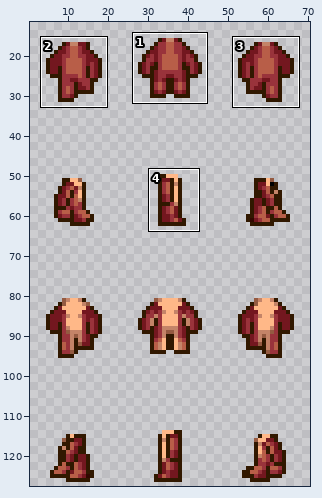
Sprite sheet: spriteData/11/adult/5.gif. Above, an overview of the earlier version with the close-up marked.
Close-up. As it was:
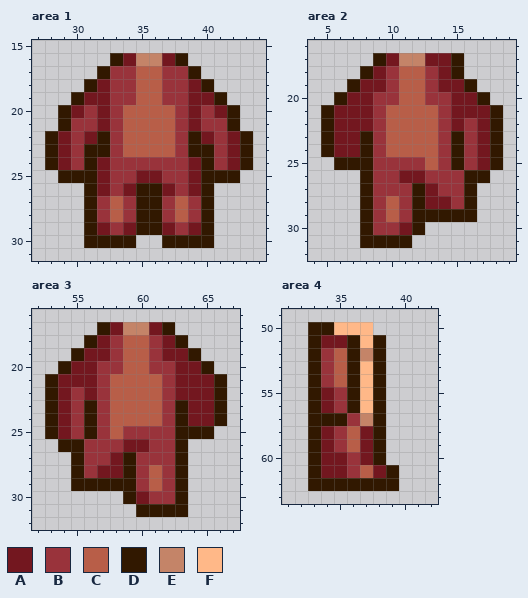
The file is 72x128 pixels. Colours within 5 levels of each other are drawn and written as one. Shown: area 1: x 27..44, y 15..31; area 2: x 4..19, y 16..32; area 3: x 52..67, y 16..32; area 4: x 31..42, y 49..63. The wide view leaves out empty margins. The commit also changed other parts of the picture, which this record leaves out.
Palette (. is transparent): A #73171f  B #99333b  C #b85e48  D #311800  E #c48468  F #ffb888
Pixels before, area 1, first column x 28:
16 .....DAEEAD.....
17 ....DBBCCBBD....
18 ...DABBCCBBAD...
19 ..DAABBCCBBAAD..
20 .DABABCCCCBABAD.
21 .DBBABCCCCBABBD.
22 DABADBCCCCBDABAD
23 DABDDBCCCCBDDBAD
24 DABDABBBBBBADBAD
25 .DDDABBAABBADDD.
26 ...DABADDABAD...
27 ...DBCBDDBCBD...
28 ...DBCBDDBCBD...
29 ...DABADDABAD...
30 ...DDDD..DDDD...
Pixels before, area 2, first column x 5:
17 ....DAEEAAD...
18 ...DABCCBAD...
19 ..DAABCCBAAD..
20 .DAABBCCBBAAD.
21 DAAABCCCCBAAAD
22 DAAABCCCCBABAD
23 DAADBCCCCBDBAD
24 DAADBCCCCBDBAD
25 .DDDBBBBCBDBAD
26 ...DBBAABBBDD.
27 ...DBBBDABBD..
28 ...DBCBDAABD..
29 ...DBCBDDDDD..
30 ...DBBAD......
31 ...DDDD.......
Pixels before, area 3, first column x 53:
17 ....DAEEAD....
18 ...DABCCBAD...
19 ..DAABCCBAAD..
20 .DAABBCCBBAAD.
21 DAAABCCCCBAAAD
22 DABABCCCCBAAAD
23 DABDBCCCCBDAAD
24 DABDBCCCCBDAAD
25 DABDBCBBBBDDD.
26 .DDBBBAABBD...
27 ..DBBADBBBD...
28 ..DBAADBCBD...
29 ..DDDDDBCBD...
30 ......DABBD...
31 .......DDDD...
Pixels before, area 4, first column x 33:
50 DDFFF..
51 DAADFD.
52 DBCDED.
53 DBCDFD.
54 DBCDFD.
55 DABDFD.
56 DABDFD.
57 DDDBED.
58 DABCAD.
59 DABCAD.
60 DAABAD.
61 DAABCAD
62 DDDDDDD
And afterwards:
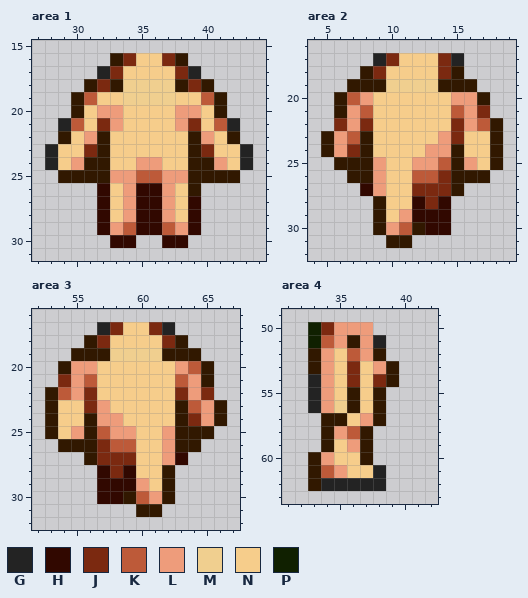
Colours new in this view: G #232323  H #310800  J #7b2910  K #bd5a39  L #ee9c7b  M #f0cf8f  N #f6cd8b  P #102000
Changes in this commit:
Changed rows in their new state; - is an unchanged pixel.
Area 1:
first column x 28:
16 ------JNNJ------
17 ----GJNNNNJG----
18 ----JDMMMMDJ----
19 ---KNNMMMMNNK---
20 -.DNLLNNNNLLND.-
21 -GKNJLNNNNLJNKG-
22 .DNL-NNNNNN-LND.
23 GNNJ-NNNNNN-JNNG
24 GNL-DNNLLNND-LNG
25 ----DLLKKLLD----
26 ---.HNLHHLND.---
27 ---.HNLHHLNH.---
28 ---.HNLHHLNH.---
29 ---.HLKHHKLH.---
30 ---..HH--HH..---
Area 2:
first column x 5:
17 ----GJNNNJG---
18 ----JNNNNJ----
19 ---DDMMMMDD---
20 --KLNNNNNNLL--
21 .DLKNNNNNNKLJ.
22 .JLJNNNNNNJLK-
23 -LK-NNNNNLJNN-
24 -LJ-NNNNLL-NN-
25 ----LNNLLK-LN-
26 --D-LNNKKJD---
27 ---HLNNJJJD.--
28 ---.DNNHJH..--
29 ---.DNLHHH..--
30 ---.DLK-HH----
31 ---..---------
Area 3:
first column x 53:
17 ----GJNNJG----
18 ----JNNNNJ----
19 ---DDMMMMDD---
20 --LLNNNNNNLK--
21 .JLKNNNNNNKLD.
22 -KLJNNNNNNJLJ.
23 -NNJLNNNNN-KL-
24 -NN-LLNNNN-JL-
25 -NL-KLLNNL----
26 ---DJKKNNL-D--
27 --.DJJJNNLH---
28 --..HJHNND.---
29 --..HHHLND.---
30 ----HH-KLD.---
31 ---------..---
Area 4:
first column x 33:
50 PJLLL--
51 PKL-LG-
52 -LNKL--
53 -LNJNLD
54 GLNJNJD
55 GLN-N--
56 GLM-N--
57 .--NL--
58 .DLKD.-
59 .DNLD.-
60 -LNND.-
61 -KLNNG.
62 -GGGGG.
